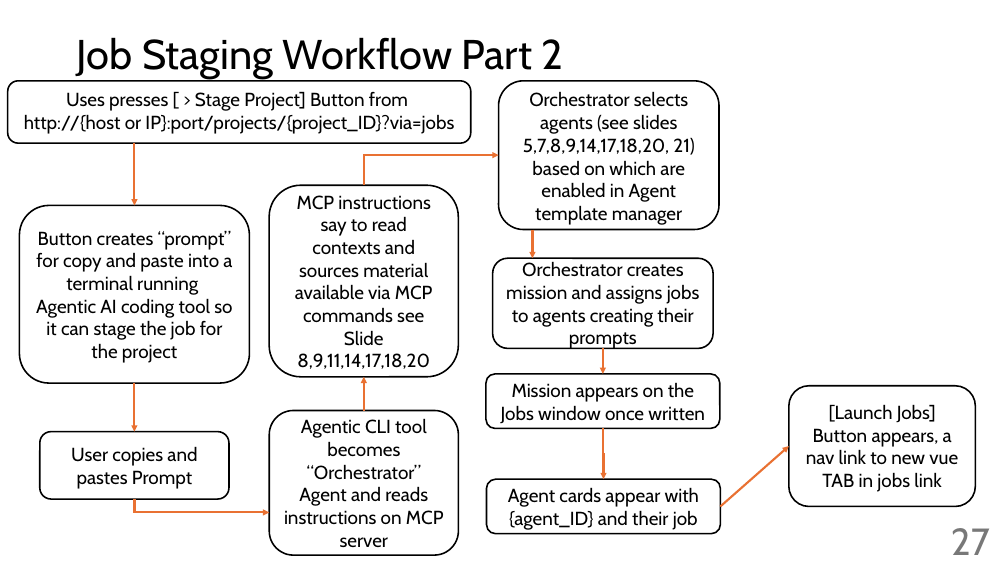
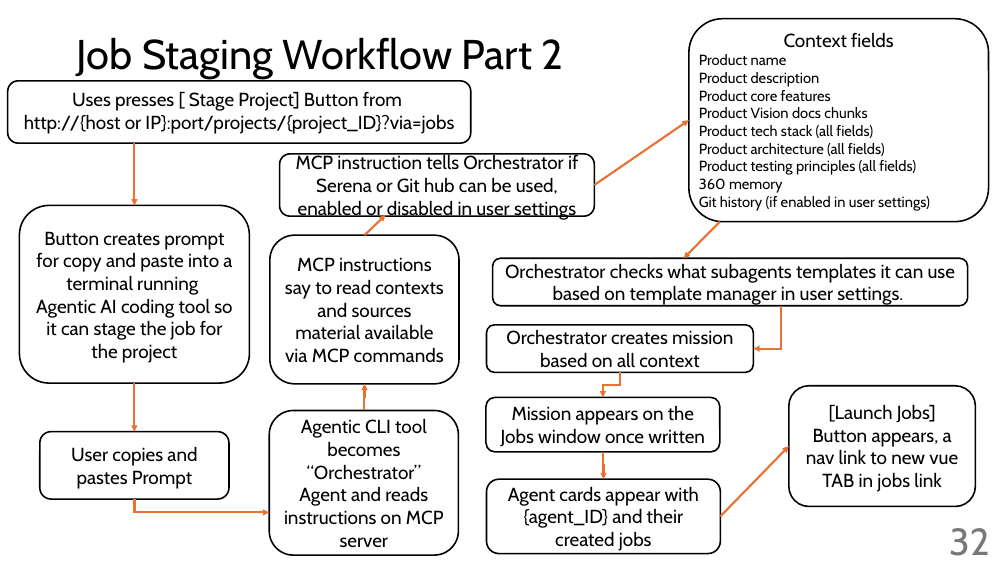
Before and after one commit to giljoai/GiljoAI_MCP, a slide deck: slide 32 of handovers/Reference_docs/giljoai workflow.pptx (slide 27 before the commit). Drawn at 1008x567 pixels with LibreOffice and Linux fonts; fonts in the diff are those of the drawing. Boxes give left, top, right and bottom in pixels: in the first picture for what was removed or moved away, otherwise in the second. Text is boxed around its words. In the diff, an @@ line names an element or a change of style, - is before the commit and + after.

```diff
--- a/handovers/Reference_docs/giljoai workflow.pptx
+++ b/handovers/Reference_docs/giljoai workflow.pptx
@@ rounded rectangle "Context fields": place and size @@
-rounded rectangle "Context fields" at box(498, 81, 719, 230)
+rounded rectangle "Context fields" at box(689, 19, 988, 222)
@@ text in rounded rectangle at box(699, 32, 930, 211): text changed; size 18 to 14 pt @@
-Orchestrator selects agents (see slides 5,7,8,9,14,17,18,20, 21) based on which are enabled in Agent template manager
+Context fields
+Product name
+Product description
+Product core features
+Product Vision docs chunks
+Product tech stack (all fields)
+Product architecture (all fields)
+Product testing principles (all fields)
+360 memory
+Git history (if enabled in user settings)
@@ text in rounded rectangle at box(72, 91, 402, 111): text changed @@
-Uses presses [ > Stage Project] Button from
+Uses presses [ Stage Project] Button from
@@ arrow added from (594, 185) to (689, 120), #E97132 2 pt @@
@@ rounded rectangle added at box(280, 154, 594, 216), fill #FFFFFF, outline #000000 1.5 pt, 18 pt, text #000000 @@
+MCP instruction tells Orchestrator if Serena or Git hub can be used, enabled or disabled in user settings
@@ elbow arrow removed from (364, 185) to (498, 155) @@
@@ text in rounded rectangle at box(36, 231, 232, 363): text changed @@
-Button creates “prompt” for copy and paste into a terminal running Agentic AI coding tool so it can stage the job for the project
+Button creates prompt for copy and paste into a terminal running Agentic AI coding tool so it can stage the job for the project
@@ rounded rectangle "MCP instructions say to read ...": place and size @@
-rounded rectangle "MCP instructions say to read ..." at box(269, 185, 458, 377)
+rounded rectangle "MCP instructions say to read ..." at box(270, 235, 459, 384)
@@ arrow added from (364, 235) to (386, 215), #E97132 2 pt @@
@@ arrow moved from (532, 230) - (532, 259) to (720, 222) - (684, 259) @@
@@ text in rounded rectangle at box(285, 257, 444, 363): text changed @@
-MCP instructions say to read contexts and sources material available via MCP commands see Slide 8,9,11,14,17,18,20
+MCP instructions say to read contexts and sources material available via MCP commands
@@ rounded rectangle "Orchestrator checks what subagents templates ...": place and size @@
-rounded rectangle "Orchestrator checks what subagents templates ..." at box(493, 259, 714, 349)
+rounded rectangle "Orchestrator checks what subagents templates ..." at box(493, 259, 968, 306)
@@ text in rounded rectangle at box(505, 263, 955, 306): text changed @@
-Orchestrator creates mission and assigns jobs to agents creating their prompts
+Orchestrator checks what subagents templates it can use based on template manager in user settings.
@@ rounded rectangle added at box(487, 325, 754, 373), fill #FFFFFF, outline #000000 1.5 pt, 18 pt, text #000000 @@
+Orchestrator creates mission based on all context
@@ elbow arrow added from (781, 306) to (754, 349), #E97132 2 pt @@
@@ arrow removed from (603, 349) to (603, 374) @@
@@ elbow arrow moved from (364, 411) - (364, 377) to (364, 411) - (364, 384) @@
@@ elbow arrow added from (620, 373) to (603, 398), #E97132 2 pt @@
@@ rounded rectangle "Mission appears on the Jobs ...": place and size @@
-rounded rectangle "Mission appears on the Jobs ..." at box(486, 374, 720, 429)
+rounded rectangle "Mission appears on the Jobs ..." at box(486, 398, 720, 452)
@@ arrow moved from (721, 507) - (789, 446) to (721, 516) - (789, 446) @@
@@ rounded rectangle "Agent cards appear with {agent_ID} ...": place and size @@
-rounded rectangle "Agent cards appear with {agent_ID} ..." at box(487, 479, 721, 534)
+rounded rectangle "Agent cards appear with {agent_ID} ..." at box(487, 479, 721, 554)
@@ elbow arrow moved from (603, 429) - (603, 479) to (603, 452) - (603, 479) @@
@@ text in rounded rectangle at box(508, 486, 699, 551): text changed @@
-Agent cards appear with {agent_ID} and their job
+Agent cards appear with {agent_ID} and their created jobs
@@ page number at box(949, 528, 989, 556): text changed @@
-27
+32
```
Also in this commit, not shown: 12 other slides changed, 9 slides added, 32 other files.
